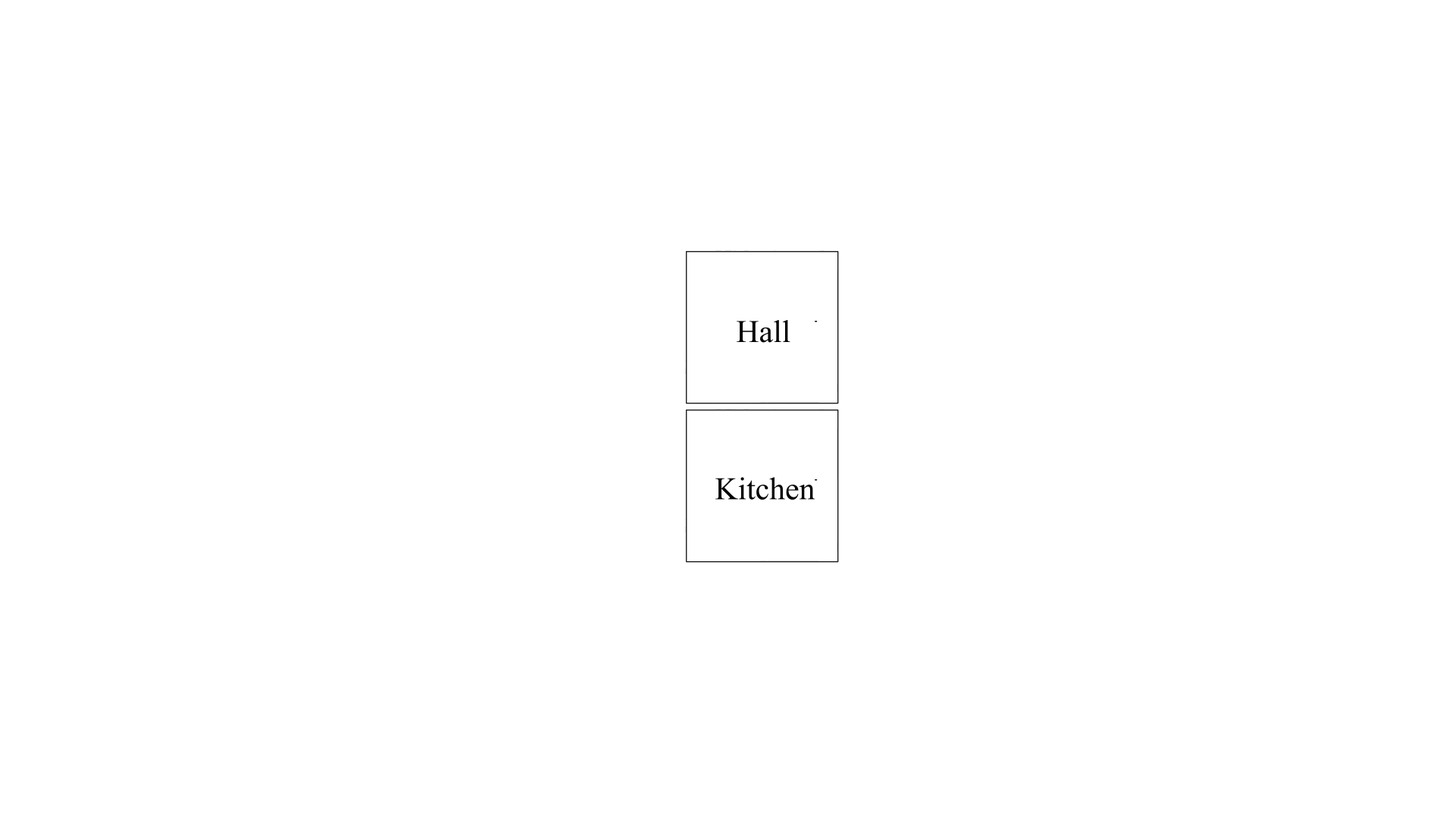
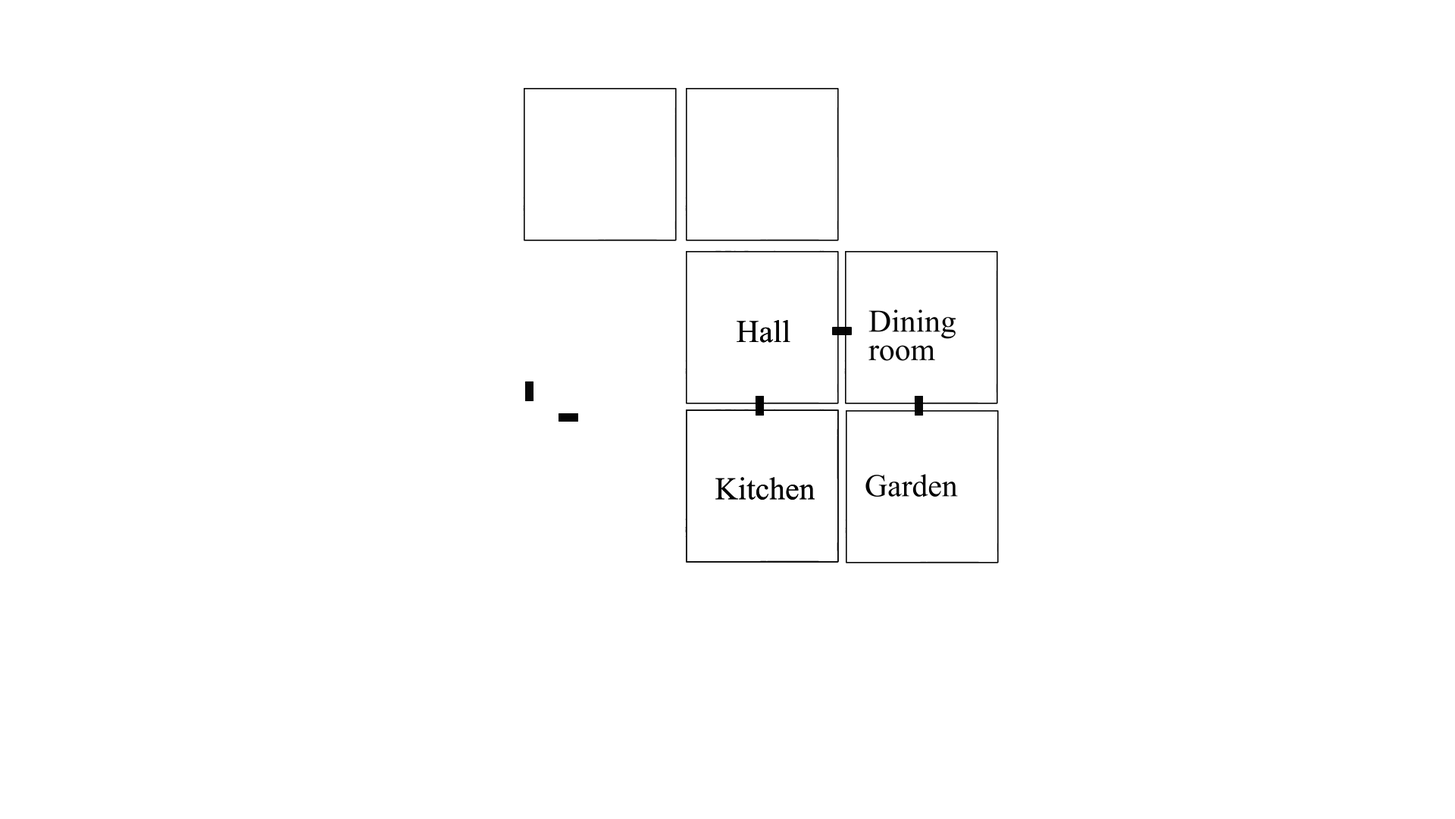
Layer changes from the first w=1455, h=819 image to the second:
renamed "Kitchen" to "Background Merged", painted on it over left=523, top=87, right=1000, bottom=564
removed layer "Hall" over left=630, top=194, right=874, bottom=437
